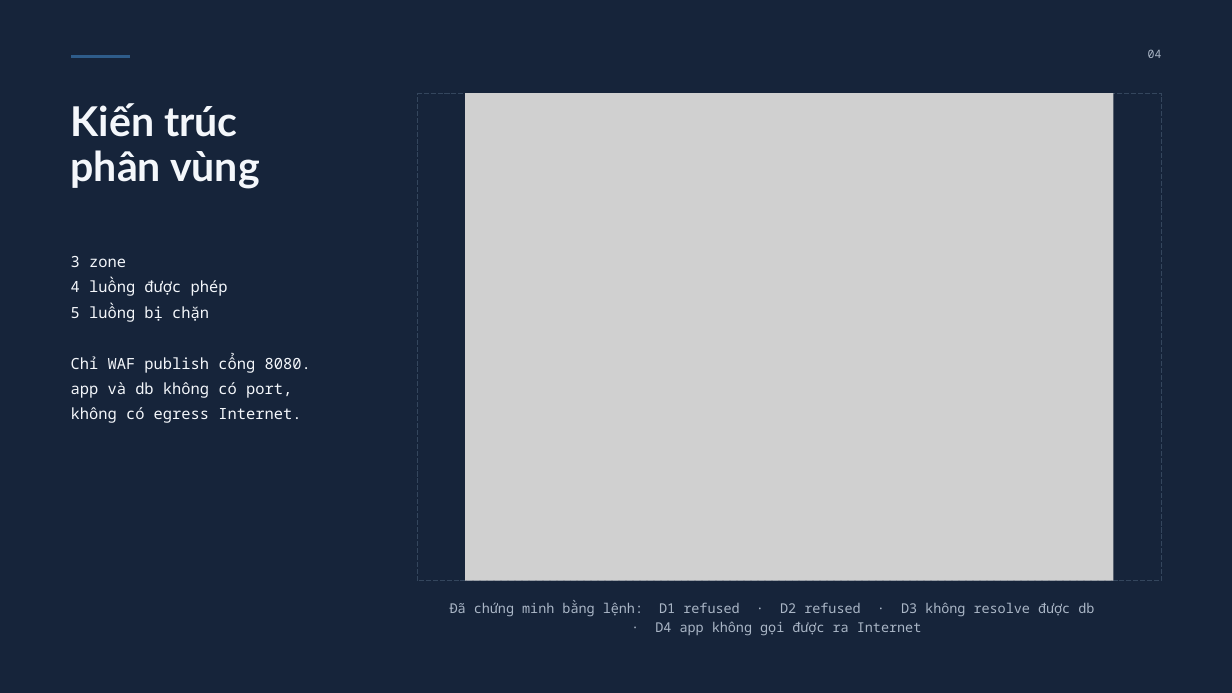
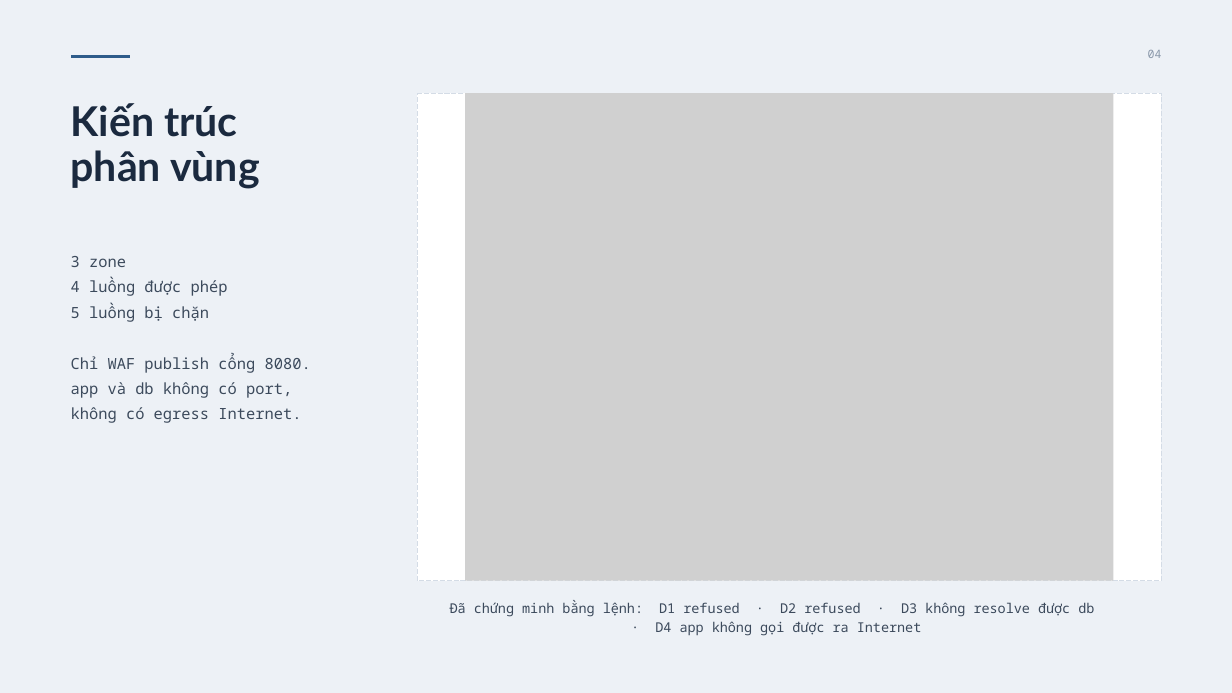
Before and after one commit to mctrunghieu2004-oss/BaoMatAnhNinhMang, a slide deck: slide 4 of docs/SLIDE.pptx. Drawn at 1232x693 pixels with LibreOffice and Linux fonts; fonts in the diff are those of the drawing; grey boxes stand for pictures. Boxes give left, top, right and bottom in pixels: in the first picture for what was removed or moved away, otherwise in the second. Text is boxed around its words. In the diff, an @@ line names an element or a change of style, - is before the commit and + after.

```diff
--- a/docs/SLIDE.pptx
+++ b/docs/SLIDE.pptx
@@ background #16243A to #EDF1F6 @@
@@ text "04" at (1148,50,1162,58): text colour #AAB6C6 to #8A98AA @@
@@ text "Kiến trúc" at (71,103,260,189): text colour #F4F7FB to #1B2A3F @@
@@ freeform shape at (417,93,1161,581): fill #16243A to #FFFFFF; outline #34465D 0.75 pt dashed to #D4DCE6 0.75 pt dashed @@
@@ text "3 zone" at (71,256,311,423): text colour #F4F7FB to #3C4A5C @@
@@ text "Đã chứng minh bằng lệnh: ..." at (450,600,1094,636): text colour #AAB6C6 to #3C4A5C @@
```
Also in this commit, not shown: 11 other slides changed.
